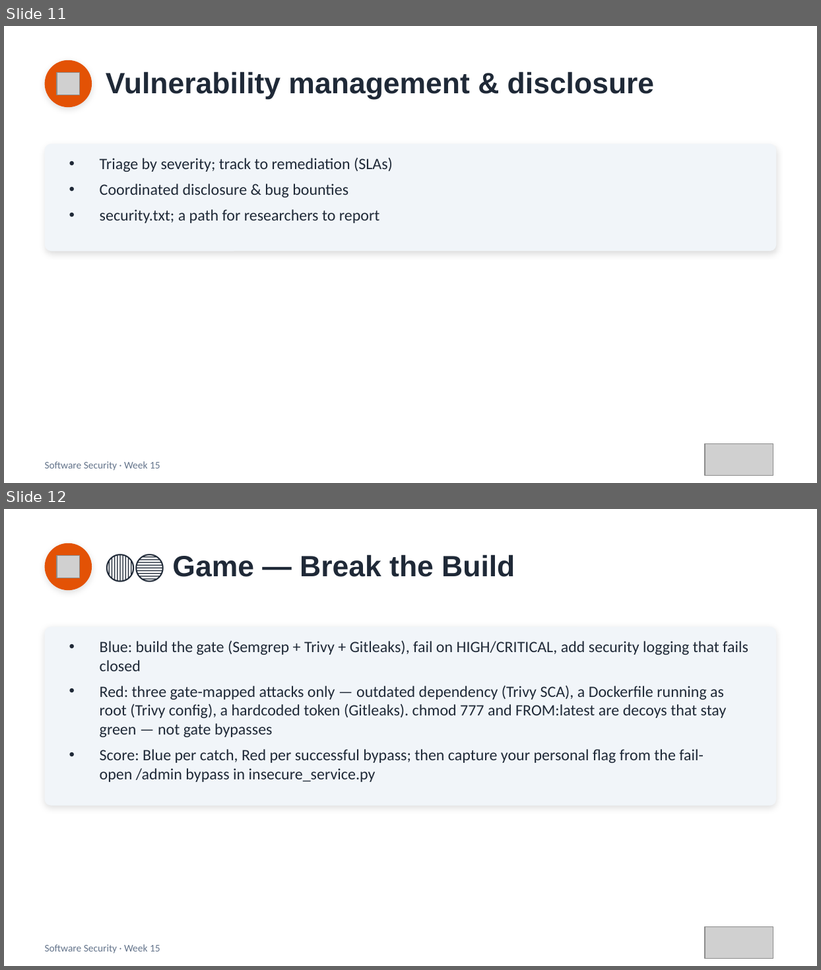
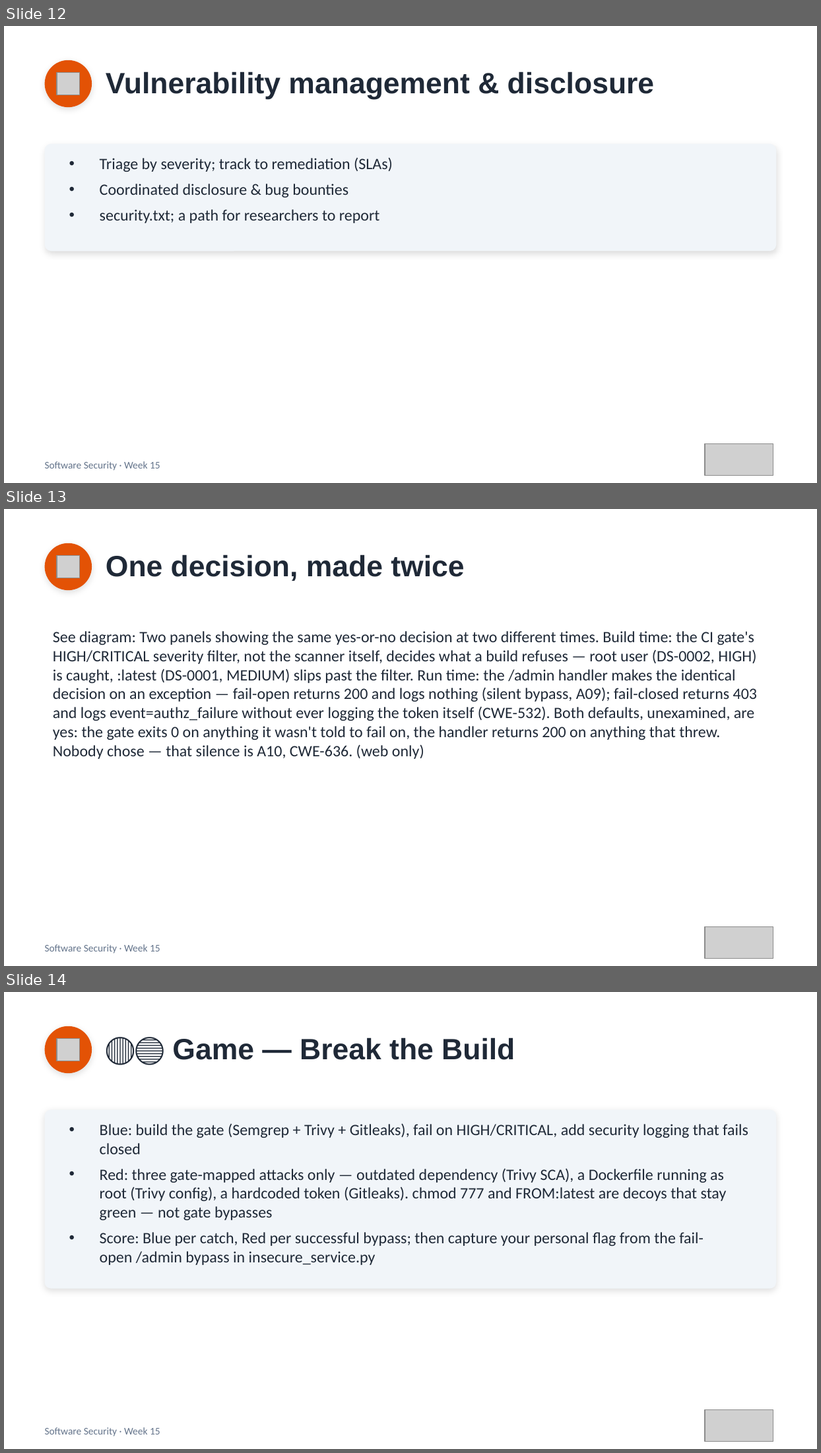
Before and after one commit to 6531503085Sutapat/software-security, a slide deck: slides/pptx/week15.pptx. Shown one above the other, each under a label of ours: slides 11 and 12 before the commit, slides 12, 13 and 14 after it. The pictures are 821x970 and 821x1453 pixels, drawn with LibreOffice and Linux fonts; fonts in the diff are those of the drawing; grey boxes stand for pictures. Boxes give left, top, right and bottom in pixels: in the first picture for what was removed or moved away, otherwise in the second. Text is boxed around its words. In the diff, an @@ line names an element or a change of style, - is before the commit and + after.

```diff
--- a/slides/pptx/week15.pptx
+++ b/slides/pptx/week15.pptx
@@ slide 13 added at [4, 509, 817, 966], background #FFFFFF @@
@@ ellipse added at [45, 543, 92, 590], fill #E35205 @@
@@ picture added at [57, 555, 80, 578] @@
@@ text added at [106, 555, 464, 581], 26 pt, text #1F2937, bold @@
+One decision, made twice
@@ text added at [53, 631, 757, 759], 14 pt, text #1F2937 @@
+See diagram: Two panels showing the same yes-or-no decision at two different times. Build time: the CI gate's HIGH/CRITICAL severity filter, not the scanner itself, decides what a build refuses — root user (DS-0002, HIGH) is caught, :latest (DS-0001, MEDIUM) slips past the filter. Run time: the /admin handler makes the identical decision on an exception — fail-open returns 200 and logs nothing (silent bypass, A09); fail-closed returns 403 and logs event=authz_failure without ever logging the token itself (CWE-532). Both defaults, unexamined, are yes: the gate exits 0 on anything it wasn't told to fail on, the handler returns 200 on anything that threw. Nobody chose — that silence is A10, CWE-636. (web only)
@@ picture added at [705, 927, 773, 958] @@
@@ text added at [45, 945, 160, 954], 9 pt, text #64748B @@
+Software Security · Week 15
@@ what was slide 11 is now slide 12 @@
@@ what was slide 12 is now slide 14 @@
```
Also in this commit, not shown: 1 other slide added, 7 other files.
